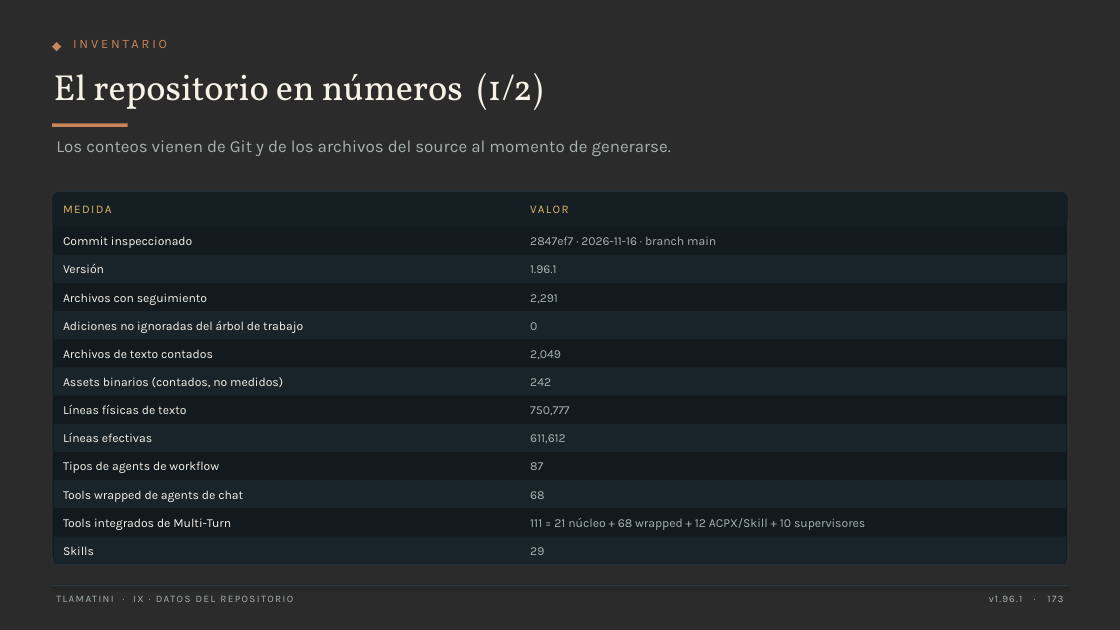
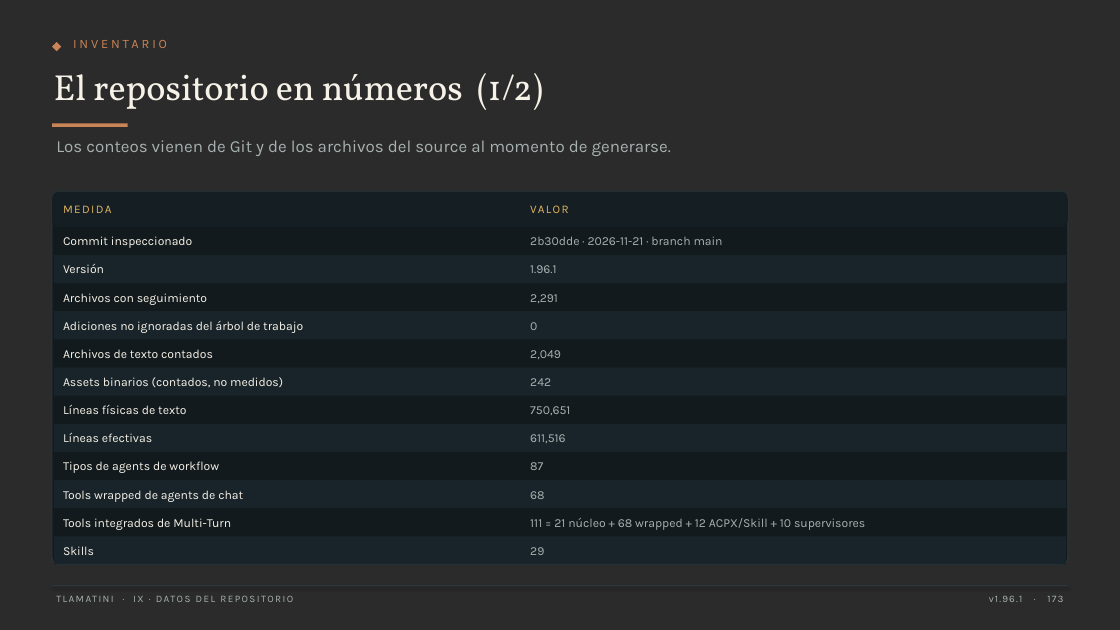
Before and after one commit to XAIHT/Tlamatini-Spanish, a slide deck: slide 173 of Tlamatini_eXtended_Artificial_Intelligence_Humanly_Tempered.pptx. Drawn at 1120x630 pixels with LibreOffice and Linux fonts; fonts in the diff are those of the drawing; background and template pictures are left out; a plain dark background stands for a picture behind light text. Boxes give left, top, right and bottom in pixels: in the first picture for what was removed or moved away, otherwise in the second. Text is boxed around its words. In the diff, an @@ line names an element or a change of style, - is before the commit and + after.

```diff
--- a/Tlamatini_eXtended_Artificial_Intelligence_Humanly_Tempered.pptx
+++ b/Tlamatini_eXtended_Artificial_Intelligence_Humanly_Tempered.pptx
@@ text at [530,236,723,245]: text changed @@
-2847ef7 · 2026-11-16 · branch main
+2b30dde · 2026-11-21 · branch main
@@ text at [530,406,570,415]: text changed @@
-750,777
+750,651
@@ text at [530,434,565,443]: text changed @@
-611,612
+611,516
```
Also in this commit, not shown: 34 other slides changed, 2 other files.
